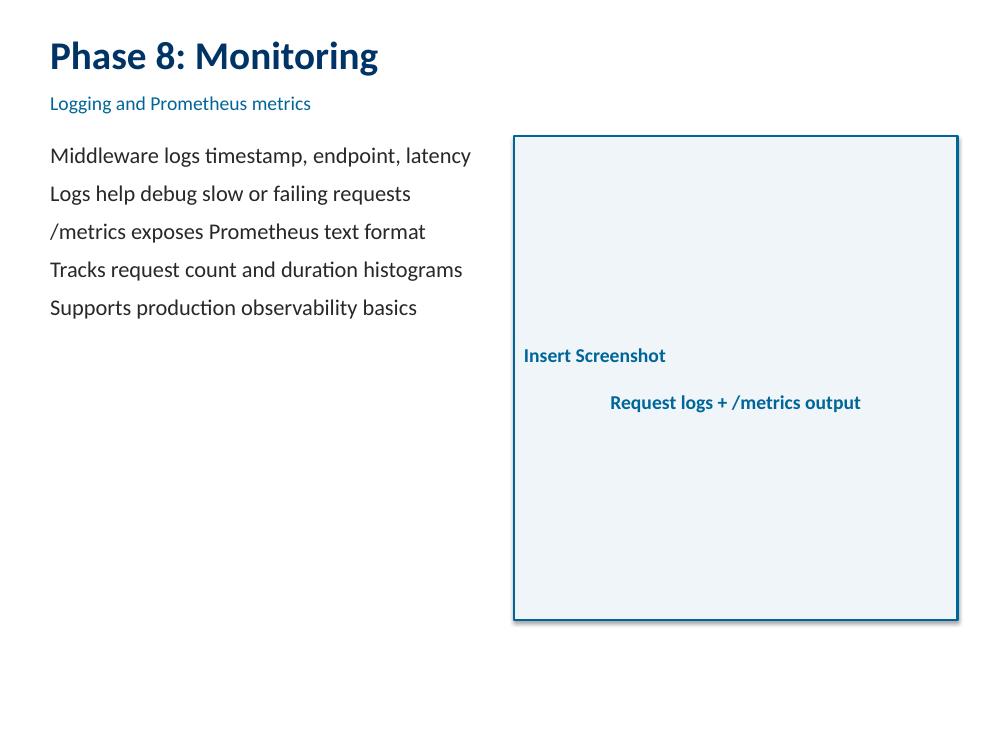
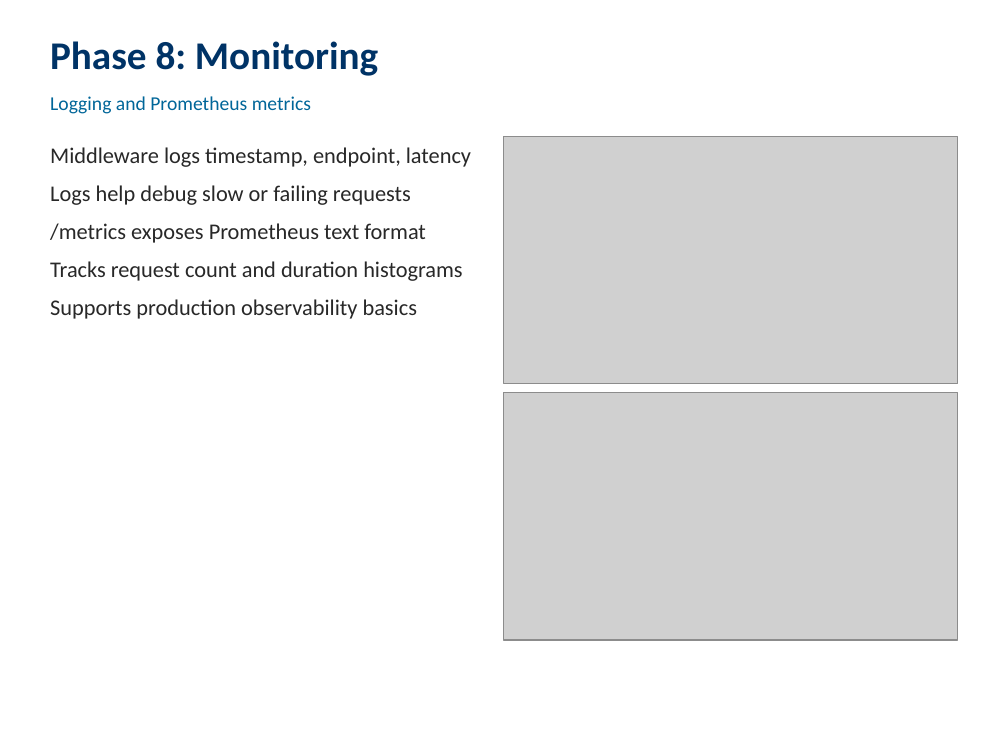
Before and after one commit to srimannarayanbharadwaj/MLOps-Assignment, a slide deck: slide 12 of report/VIDEO_PRESENTATION.pptx. Drawn at 1008x756 pixels with LibreOffice and Linux fonts; fonts in the diff are those of the drawing; grey boxes stand for pictures. Boxes give left, top, right and bottom in pixels: in the first picture for what was removed or moved away, otherwise in the second. Text is boxed around its words. In the diff, an @@ line names an element or a change of style, - is before the commit and + after.

```diff
--- a/report/VIDEO_PRESENTATION.pptx
+++ b/report/VIDEO_PRESENTATION.pptx
@@ picture added at (504, 136, 958, 384) @@
@@ rectangle removed at (514, 136, 958, 620) @@
-Insert Screenshot
-Request logs + /metrics output
@@ picture added at (504, 392, 958, 640) @@
```
Also in this commit, not shown: 10 other slides changed, 2 other files.
